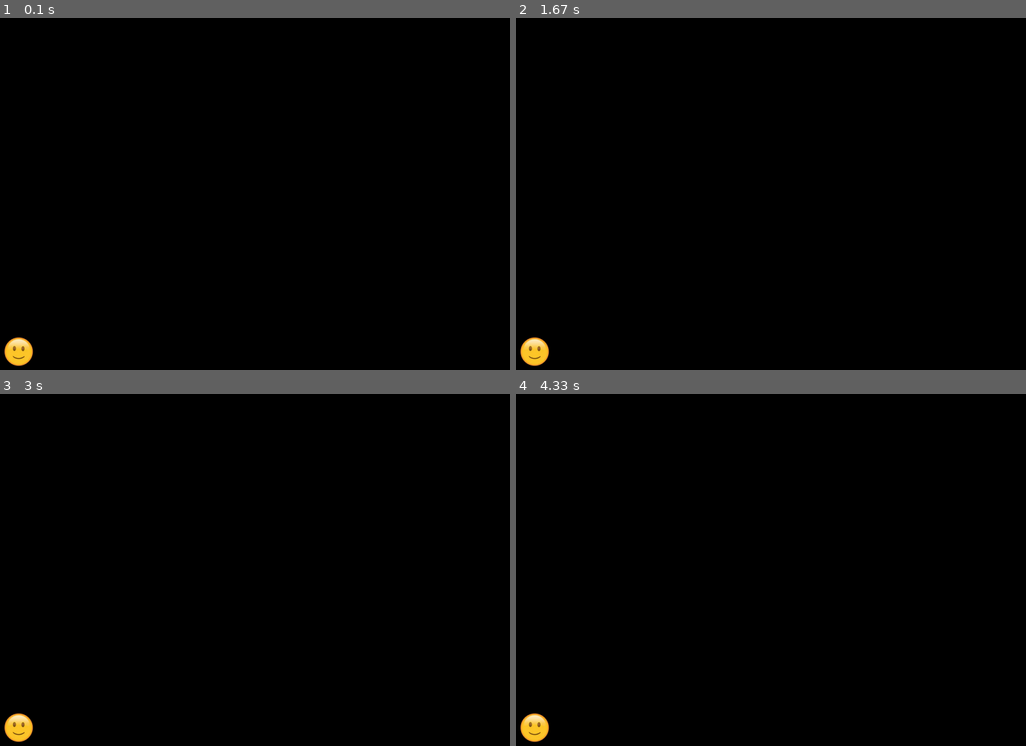
Above: before the commit, frames 1-4 (two rows, left to right).
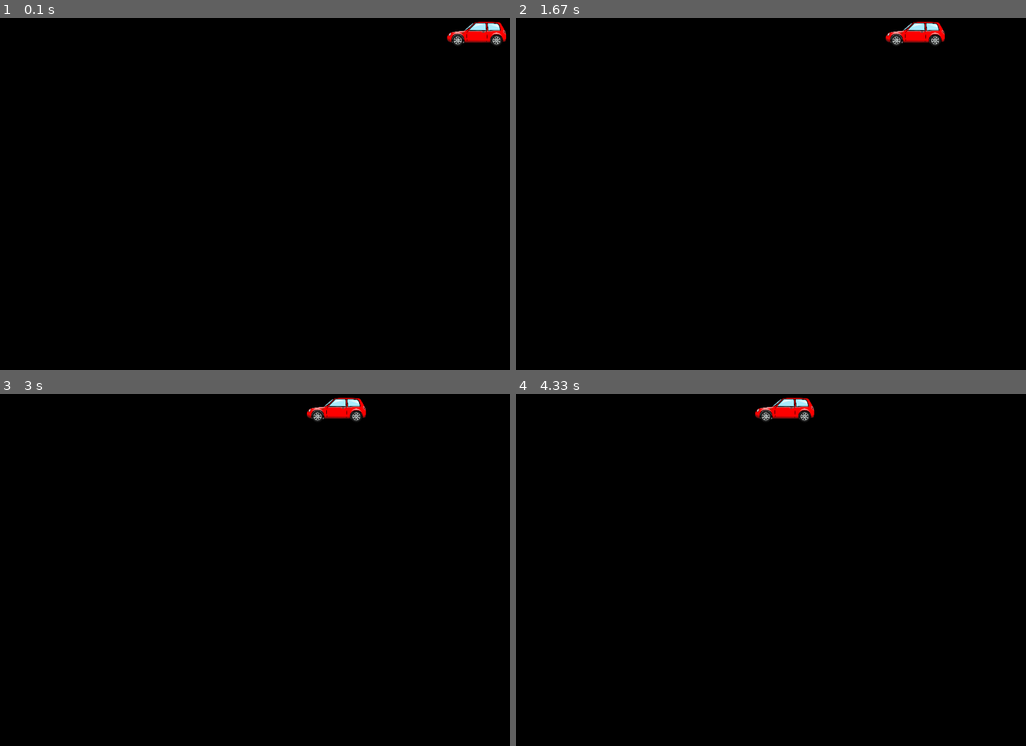
Above: after the commit, the same moments.

Repository: baby-sal/dogtective
Game: pygame game, started from user_interface/game.py
Two runs of this game, one before a commit and one after it. Both use one fixed random seed, a clock stepped at 60 frames per second and the inputs below.
Inputs:
- Up to frame 1 (0.1 s): no input
- Up to frame 2 (1.67 s): no input
- Up to frame 3 (3 s): no input
- Up to frame 4 (4.33 s): no input

The runs differ from the first frame. In frame 1, 0.9% of the frame differs, in the area x 0-100%, y 1-99%; in frame 2, 0.9%; in frame 3, 0.9%; in frame 4, 0.9%.

Commit message:
creating an instance of an obstacle that moves across the screen with placeholder image

Diff:
--- a/logic/components/enviromental.py
+++ b/logic/components/enviromental.py
@@ -1,4 +1,5 @@
-from entity import Entity
+from logic.components.entity import Entity
+import pygame
 
 
 # this will need more functionality to justify its existence at some point
@@ -16,13 +17,23 @@
 
 class Obstacle(Environmental):
 
-    def __init__(self, name, damage, speed):
+    def __init__(self, name, damage, speed, direction, image, x, y, scale):
         super().__init__(name)
         self.damage = damage
         self.speed = speed
+        self.direction = direction  # 1 if right, -1 if left
 
-    def draw(self):
-        pass
+        width = image.get_width()
+        height = image.get_height()
+        self.image = pygame.transform.scale(image, (int(width * scale), int(height * scale)))
+        self.rect = self.image.get_rect()
+        self.rect.topleft = (x, y)
+
+    def update(self):
+        self.rect.x += self.direction * self.speed
+
+    def draw(self, screen):
+        screen.blit(self.image, (self.rect.x, self.rect.y))
 
     def __str__(self):
         return f"Name: {self.name}, Damage:{self.speed}, Speed: {self.speed}, "
--- a/user_interface/game.py
+++ b/user_interface/game.py
@@ -2,37 +2,51 @@
 
 import pygame
 import sys
+from logic.components.enviromental import Obstacle
 
 
 # Game window set-up
-def initial_game_window():
-    # Initialise pygame
-    pygame.init()
 
-    display_width = 1200
-    display_height = 780
+# Initialise pygame
+pygame.init()
 
-    game_display = pygame.display.set_mode((display_width, display_height))
-    pygame.display.set_caption("Dogtective")
-    clock = pygame.time.Clock()
+display_width = 1200
+display_height = 780
 
-    dogtective = pygame.image.load('../logic/assets/images/characters/dogtective_image.png')
-    dogtective_coords = [10, 700]
-    game_display.blit(dogtective, dogtective_coords)
-    pygame.display.update()
+game_display = pygame.display.set_mode((display_width, display_height))
+pygame.display.set_caption("Dogtective")
+clock = pygame.time.Clock()
+
+dogtective = pygame.image.load('../logic/assets/images/characters/dogtective_image.png')
+dogtective_coords = [10, 700]
 
 
 # Game loop: Keeps window open until quit
 def game_loop():
+
+    car_image = pygame.image.load('../logic/assets/images/obstacles/car.png').convert_alpha()
+    car = Obstacle("car", 10, 10, -1, car_image, 900, 0, 0.25)
+
+    game_display.blit(dogtective, dogtective_coords)
+    car.draw(game_display)
+    pygame.display.update()
+
     while True:
+
         for event in pygame.event.get():
             if event.type == pygame.QUIT:
                 pygame.quit()  # releases pygame resources
                 sys.exit()
 
+        game_display.fill((0, 0, 0))
+
+        car.update()
+        car.draw(game_display)
+        pygame.display.update()
+        clock.tick(10)
+
 
 def run():
-    initial_game_window()
     game_loop()
 
 
Binary file added: logic/assets/images/obstacles/car.png
